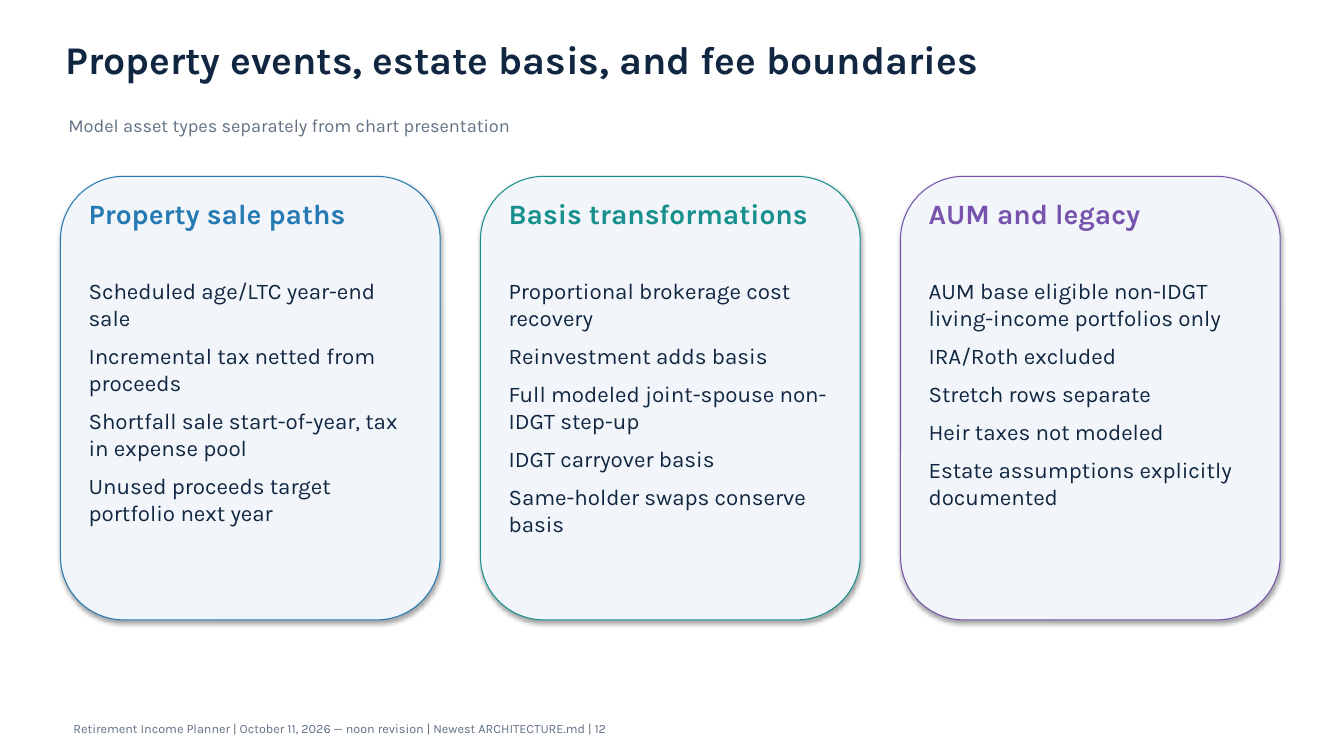
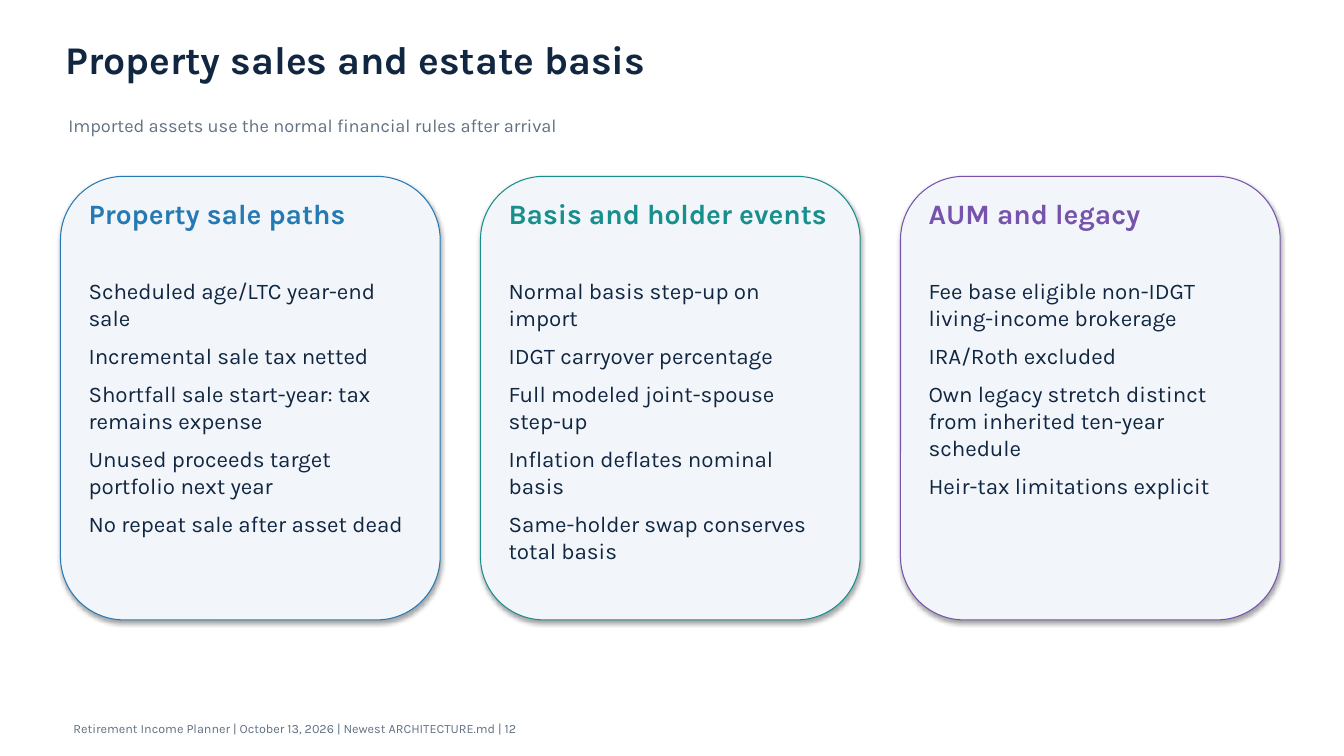
Before and after one commit to howardc64/retirefin, a slide deck: slide 12 of docs/retirement_income_planner_architecture.pptx. Drawn at 1344x756 pixels with LibreOffice and Linux fonts; fonts in the diff are those of the drawing. Boxes give left, top, right and bottom in pixels: in the first picture for what was removed or moved away, otherwise in the second. Text is boxed around its words. In the diff, an @@ line names an element or a change of style, - is before the commit and + after.

```diff
--- a/docs/retirement_income_planner_architecture.pptx
+++ b/docs/retirement_income_planner_architecture.pptx
@@ text at (x1=65, y1=46, x2=645, y2=84): text changed @@
-Property events, estate basis, and fee boundaries
+Property sales and estate basis
@@ text at (x1=68, y1=119, x2=557, y2=137): text changed @@
-Model asset types separately from chart presentation
+Imported assets use the normal financial rules after arrival
@@ text at (x1=509, y1=204, x2=827, y2=225): text changed @@
-Basis transformations
+Basis and holder events
@@ text at (x1=509, y1=283, x2=806, y2=560): text changed @@
-Proportional brokerage cost recovery
-Reinvestment adds basis
-Full modeled joint-spouse non-IDGT step-up
-IDGT carryover basis
-Same-holder swaps conserve basis
+Normal basis step-up on import
+IDGT carryover percentage
+Full modeled joint-spouse step-up
+Inflation deflates nominal basis
+Same-holder swap conserves total basis
@@ text at (x1=929, y1=283, x2=1195, y2=332): text changed @@
-AUM base eligible non-IDGT living-income portfolios only
+Fee base eligible non-IDGT living-income brokerage
@@ text at (x1=89, y1=348, x2=370, y2=435): text changed @@
-Incremental tax netted from proceeds
-Shortfall sale start-of-year, tax in expense pool
+Incremental sale tax netted
+Shortfall sale start-year: tax remains expense
@@ text at (x1=929, y1=386, x2=1209, y2=500): text changed @@
-Stretch rows separate
-Heir taxes not modeled
-Estate assumptions explicitly documented
+Own legacy stretch distinct from inherited ten-year schedule
+Heir-tax limitations explicit
@@ text at (x1=89, y1=516, x2=402, y2=538): paragraph added @@
+No repeat sale after asset dead
@@ text at (x1=73, y1=724, x2=516, y2=734): text changed @@
-Retirement Income Planner | October 11, 2026 — noon revision | Newest ARCHITECTURE.md | 12
+Retirement Income Planner | October 13, 2026 | Newest ARCHITECTURE.md | 12
```
Also in this commit, not shown: 6 other slides changed, 10 slides added, 8 slides removed, 16 other files.
